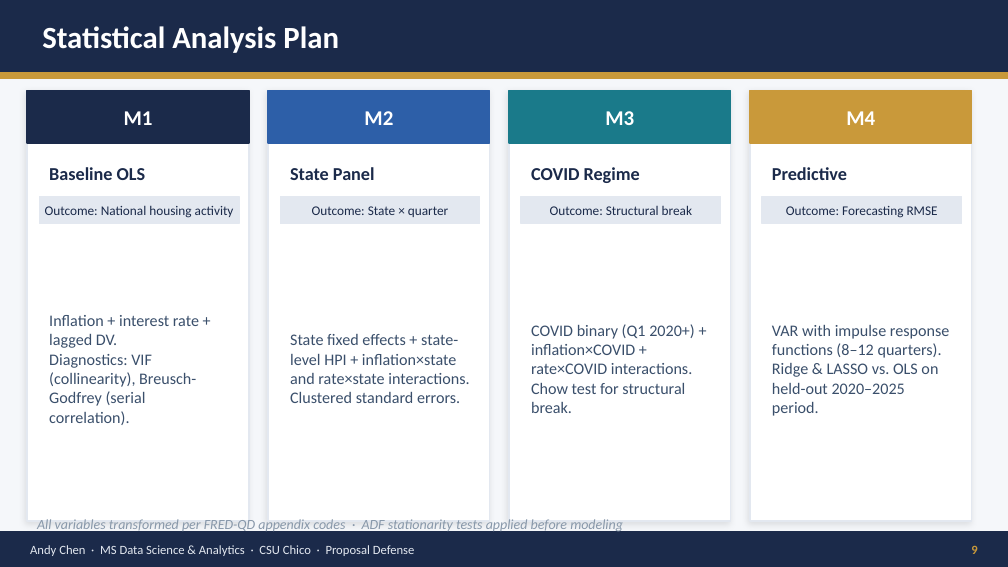
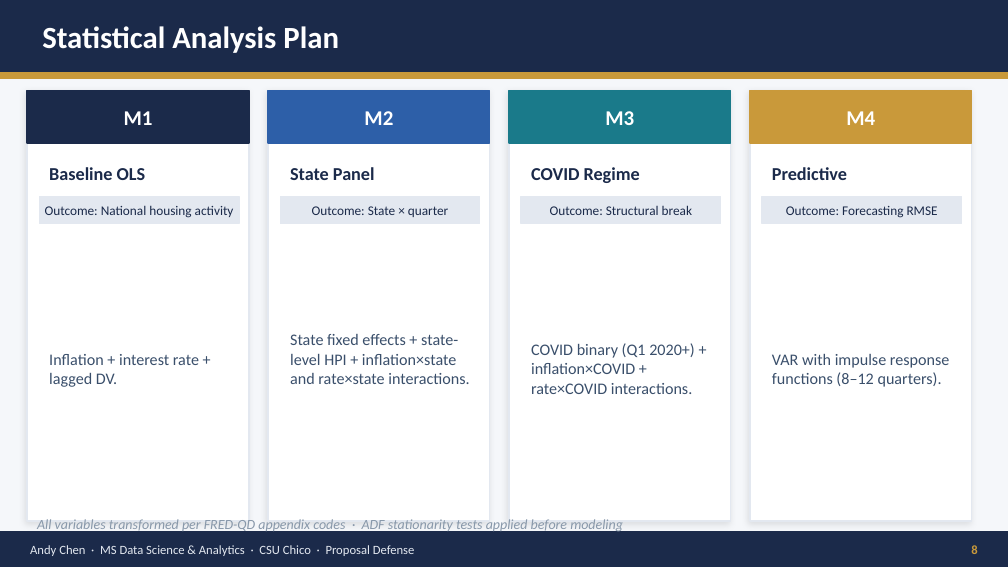
Before and after one commit to andychen910/Master-Project, a slide deck: slide 8 of Andy_Chen_Proposal_v3.pptx (slide 9 before the commit). Drawn at 1008x567 pixels with LibreOffice and Linux fonts; fonts in the diff are those of the drawing. Boxes give left, top, right and bottom in pixels: in the first picture for what was removed or moved away, otherwise in the second. Text is boxed around its words. In the diff, an @@ line names an element or a change of style, - is before the commit and + after.

```diff
--- a/Andy_Chen_Proposal_v3.pptx
+++ b/Andy_Chen_Proposal_v3.pptx
@@ text at (x1=49, y1=354, x2=196, y2=425): paragraph removed @@
-Diagnostics: VIF (collinearity), Breusch-Godfrey (serial correlation).
@@ text at (x1=531, y1=383, x2=685, y2=413): paragraph removed @@
-Chow test for structural break.
@@ text at (x1=772, y1=363, x2=938, y2=416): paragraph removed @@
-Ridge & LASSO vs. OLS on held-out 2020–2025 period.
@@ text at (x1=290, y1=392, x2=460, y2=403): paragraph removed @@
-Clustered standard errors.
```
Also in this commit, not shown: 5 other slides changed, 1 slide removed, 1 other file.
